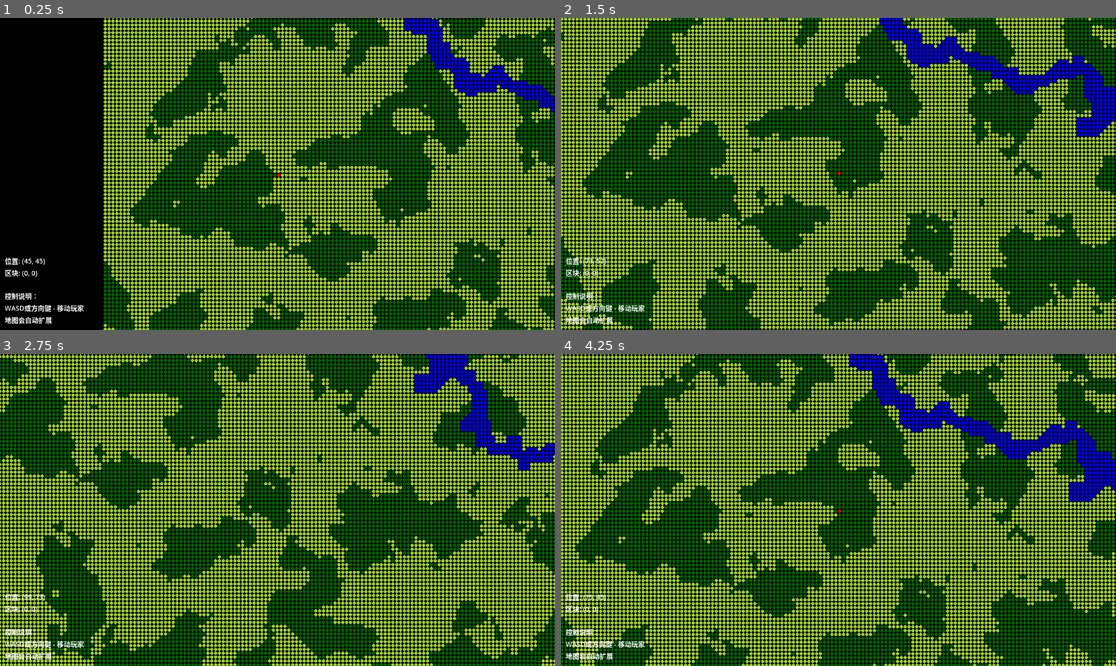
Above: before the commit, frames 1-4 (two rows, left to right).
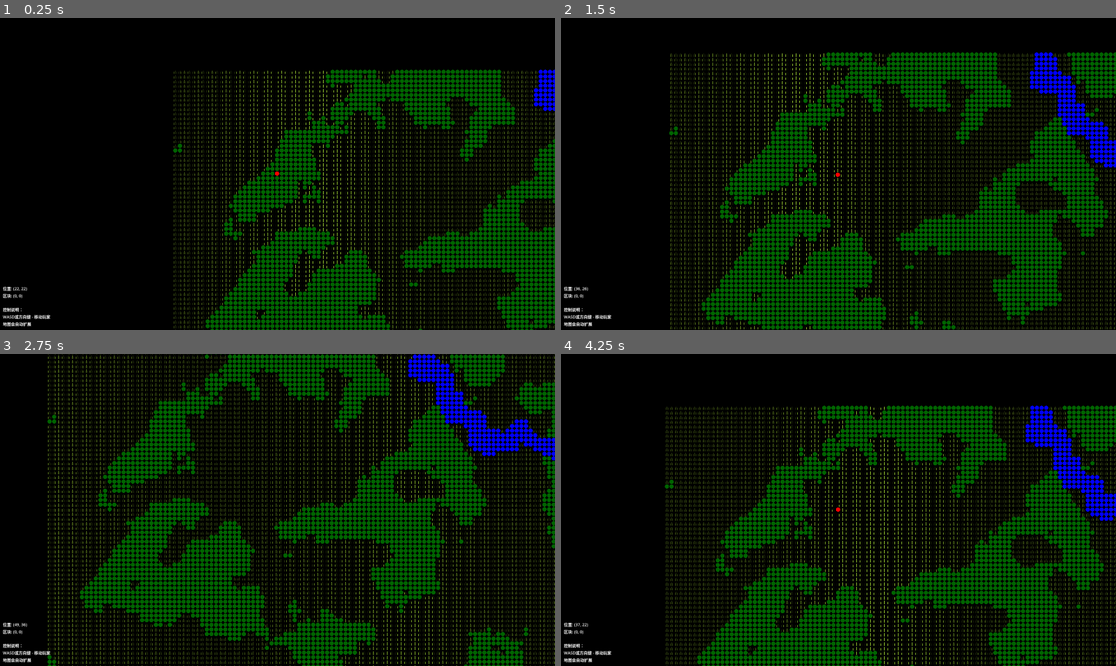
Above: after the commit, the same moments.

Repository: AliveGh0st/overmapchunkdemo
Game: Godot game, scene res://overmap_system.tscn
Same seed, same stepped clock (60 frames per second), same inputs: the game is played once before the commit and once after it.
Inputs:
- Up to frame 1 (0.25 s): no input
- Up to frame 2 (1.5 s): tap Enter at 0.5 s; hold Right (ui_right) 0.53-1.28 s; hold Down (ui_down) from 1.28 s (still down)
- Up to frame 3 (2.75 s): release Down (ui_down) at 2.03 s; hold Right (ui_right) from 2.03 s (still down)
- Up to frame 4 (4.25 s): release Right (ui_right) at 2.78 s; hold Up (ui_up) 2.78-3.53 s; hold Left (ui_left) from 3.53 s (still down)

The runs differ from the first frame. In frame 1, 62% of the frame differs, in the area x 0-100%, y 0-100%; in frame 2, 75%; in frame 3, 76%; in frame 4, 75%.

Commit message:
将田野默认地形绘制为草

Diff:
--- a/overmap_renderer.gd
+++ b/overmap_renderer.gd
@@ -6,8 +6,8 @@
 # 地图设置
 var map_size_x: int  # 动态计算的渲染区域宽度（格子数）
 var map_size_y: int  # 动态计算的渲染区域高度（格子数）
-const CELL_SIZE = 8   # 每个格子的像素大小（用于视口计算）
-const TILE_SIZE = 8  # TileMap中每个瓦片的像素大小（游戏世界格子大小）
+const CELL_SIZE = 12   # 每个格子的像素大小（用于视口计算）
+const TILE_SIZE = 16  # TileMap中每个瓦片的像素大小（游戏世界格子大小）
 const BORDER_THRESHOLD = 11  # 距离边缘11格时创建新区块
 var canvas_size_x: int  # 动态计算的画布宽度（像素）
 var canvas_size_y: int  # 动态计算的画布高度（像素）
@@ -52,10 +52,10 @@
 # 湖泊生成参数
 const LAKE_NOISE_THRESHOLD = 0.25 # 噪声阈值，超过此值才会生成湖泊
 const LAKE_SIZE_MIN = 20 # 湖泊最小尺寸，小于此尺寸的湖泊会被过滤掉
-const LAKE_RIVER_CONNECTION_MIN_SIZE = 50 # 湖泊连接河流的最小尺寸阈值，小于此值的湖泊不会连接到河流
+const LAKE_RIVER_CONNECTION_MIN_SIZE = 65 # 湖泊连接河流的最小尺寸阈值，小于此值的湖泊不会连接到河流
 const LAKE_DEPTH = -5 # 湖泊深度（Z轴层级）
 
-# Simplex噪声参数
+# 湖泊噪声参数
 const LAKE_NOISE_OCTAVES = 8 # 倍频数
 const LAKE_NOISE_PERSISTENCE = 0.5 # 持续性
 const LAKE_NOISE_SCALE = 0.002 # 缩放比例
@@ -230,25 +230,77 @@
 		var color = terrain_colors[i]
 		var start_y = i * tile_pixel_size
 
-		# 绘制圆形而不是矩形
-		var center_x = tile_pixel_size / 2.0
-		var center_y = tile_pixel_size / 2.0
-		var radius = tile_pixel_size / 2.0 - 0.5  # 稍微小一点以避免边缘问题
-
 		# 先填充透明背景
 		for x in range(tile_pixel_size):
 			for y in range(tile_pixel_size):
 				atlas_image.set_pixel(x, start_y + y, Color(0, 0, 0, 0))  # 透明背景
 
-		# 绘制圆形
-		for x in range(tile_pixel_size):
-			for y in range(tile_pixel_size):
-				var dx = x - center_x
-				var dy = y - center_y
-				var distance = sqrt(dx * dx + dy * dy)
-
-				if distance <= radius:
-					atlas_image.set_pixel(x, start_y + y, color)
+		if i == TERRAIN_TO_TILE_ID[TERRAIN_TYPE_LAND]: # 特殊处理田野
+			var grass_color = TERRAIN_COLOR
+			var mid_x = int(float(tile_pixel_size) / 2.0)
+			var bottom_y = tile_pixel_size - 1
+
+			# 中间竖线 (较长)
+			var top_y_middle = int(float(tile_pixel_size) / 4.0)
+			if mid_x >= 0 and mid_x < tile_pixel_size: # 确保 mid_x 在边界内
+				for y_grass in range(top_y_middle, bottom_y + 1):
+					if y_grass >=0 and y_grass < tile_pixel_size: # 确保 y_grass 在边界内
+						atlas_image.set_pixel(mid_x, start_y + y_grass, grass_color)
+
+			# 两侧竖线 (较短)
+			var top_y_sides = int(float(tile_pixel_size) * 2.0 / 4.0) # 使其比中间线短
+			var side_x_offset = int(float(tile_pixel_size) / 4.0)
+
+			var left_x = mid_x - side_x_offset
+			var right_x = mid_x + side_x_offset
+
+			# 左侧竖线
+			if left_x >= 0 and left_x < tile_pixel_size: # 确保 left_x 在边界内
+				for y_grass in range(top_y_sides, bottom_y + 1):
+					if y_grass >=0 and y_grass < tile_pixel_size: # 确保 y_grass 在边界内
+						atlas_image.set_pixel(left_x, start_y + y_grass, grass_color)
+
+			# 右侧竖线
+			if right_x >= 0 and right_x < tile_pixel_size: # 确保 right_x 在边界内
+				for y_grass in range(top_y_sides, bottom_y + 1):
+					if y_grass >=0 and y_grass < tile_pixel_size: # 确保 y_grass 在边界内
+						atlas_image.set_pixel(right_x, start_y + y_grass, grass_color)
+
+		# elif i == TERRAIN_TO_TILE_ID[TERRAIN_TYPE_RIVER]: # 特殊处理河流
+		# 	var river_color = RIVER_COLOR
+		# 	var wave_height = int(float(tile_pixel_size) / 4.0)
+		# 	var wave_length = float(tile_pixel_size) / 2.0
+		# 	var num_waves = 2 # 绘制两层波浪
+
+		# 	for wave_idx in range(num_waves):
+		# 		var y_offset = wave_idx * (wave_height + 1) # 波浪之间的垂直偏移
+		# 		for x_pixel in range(tile_pixel_size):
+		# 			# 计算正弦波的y值
+		# 			var sin_val = sin( (float(x_pixel) / wave_length + float(wave_idx) * 0.5) * PI * 2.0)
+		# 			var y_wave = int( (sin_val * float(wave_height) / 2.0) + float(wave_height) / 2.0 + float(tile_pixel_size) / 4.0 + y_offset)
+
+		# 			# 确保y_wave在瓦片边界内
+		# 			y_wave = clamp(y_wave, 0, tile_pixel_size - 1)
+
+		# 			# 确保x_pixel在瓦片边界内 (虽然循环保证了这一点，但以防万一)
+		# 			var current_x = clamp(x_pixel, 0, tile_pixel_size -1)
+
+		# 			atlas_image.set_pixel(current_x, start_y + y_wave, river_color)
+		else:
+			# 绘制圆形 (保持其他地形为圆形)
+			var center_x = float(tile_pixel_size) / 2.0
+			var center_y = float(tile_pixel_size) / 2.0
+			var radius = float(tile_pixel_size) / 2.0 - 0.5  # 稍微小一点以避免边缘问题
+
+			# 绘制圆形
+			for x_circle in range(tile_pixel_size):
+				for y_circle in range(tile_pixel_size):
+					var dx = float(x_circle) - center_x
+					var dy = float(y_circle) - center_y
+					var distance = sqrt(dx * dx + dy * dy)
+
+					if distance <= radius:
+						atlas_image.set_pixel(x_circle, start_y + y_circle, color)
 
 	var atlas_texture = ImageTexture.new()
 	atlas_texture.set_image(atlas_image)
@@ -570,44 +622,44 @@
 	var p2_local = pa_local # Current point, local to chunk
 
 	while p2_local != pb_local:
-		# 第一个随机游走和笔刷应用块
-		p2_local.x += randi_range(-1, 1)
-		p2_local.y += randi_range(-1, 1)
-		if p2_local.x < 0:
-			p2_local.x = 0
-		if p2_local.x > CHUNK_SIZE - 1:
-			p2_local.x = CHUNK_SIZE - 1
-		if p2_local.y < 0:
-			p2_local.y = 0
-		if p2_local.y > CHUNK_SIZE - 1:
-			p2_local.y = CHUNK_SIZE - 1
-
-		# 第一个笔刷应用
-		for i in range(-1 * river_scale, 1 * river_scale + 1):
-			for j in range(-1 * river_scale, 1 * river_scale + 1):
-				var brush_point_local = p2_local + Vector2i(j, i)
-				if brush_point_local.y >= 0 and brush_point_local.y < CHUNK_SIZE and brush_point_local.x >= 0 and brush_point_local.x < CHUNK_SIZE:
-					var world_coord = _local_to_world(brush_point_local, p_chunk_coord)
-					if not _is_lake_at(world_coord) and _one_in(river_chance):
-						terrain_data[world_coord] = TERRAIN_TYPE_RIVER
-
-		# 朝向目标移动的逻辑 - 完全匹配C++
-		if pb_local.x > p2_local.x and (randi_range(0, int(CHUNK_SIZE * 1.2) - 1) < pb_local.x - p2_local.x or \
-		   (randi_range(0, int(CHUNK_SIZE * 0.2) - 1) > pb_local.x - p2_local.x and \
-			randi_range(0, int(CHUNK_SIZE * 0.2) - 1) > abs(pb_local.y - p2_local.y))):
-			p2_local.x += 1
-		if pb_local.x < p2_local.x and (randi_range(0, int(CHUNK_SIZE * 1.2) - 1) < p2_local.x - pb_local.x or \
-		   (randi_range(0, int(CHUNK_SIZE * 0.2) - 1) > p2_local.x - pb_local.x and \
-			randi_range(0, int(CHUNK_SIZE * 0.2) - 1) > abs(pb_local.y - p2_local.y))):
-			p2_local.x -= 1
-		if pb_local.y > p2_local.y and (randi_range(0, int(CHUNK_SIZE * 1.2) - 1) < pb_local.y - p2_local.y or \
-		   (randi_range(0, int(CHUNK_SIZE * 0.2) - 1) > pb_local.y - p2_local.y and \
-			randi_range(0, int(CHUNK_SIZE * 0.2) - 1) > abs(p2_local.x - pb_local.x))):
-			p2_local.y += 1
-		if pb_local.y < p2_local.y and (randi_range(0, int(CHUNK_SIZE * 1.2) - 1) < p2_local.y - pb_local.y or \
-		   (randi_range(0, int(CHUNK_SIZE * 0.2) - 1) > p2_local.y - pb_local.y and \
-			randi_range(0, int(CHUNK_SIZE * 0.2) - 1) > abs(p2_local.x - pb_local.x))):
-			p2_local.y -= 1
+			# 第一个随机游走和笔刷应用块
+			p2_local.x += randi_range(-1, 1)
+			p2_local.y += randi_range(-1, 1)
+			if p2_local.x < 0:
+				p2_local.x = 0
+			if p2_local.x > CHUNK_SIZE - 1:
+				p2_local.x = CHUNK_SIZE - 1
+			if p2_local.y < 0:
+				p2_local.y = 0
+			if p2_local.y > CHUNK_SIZE - 1:
+				p2_local.y = CHUNK_SIZE - 1
+
+			# 第一个笔刷应用
+			for i in range(-1 * river_scale, 1 * river_scale + 1):
+				for j in range(-1 * river_scale, 1 * river_scale + 1):
+					var brush_point_local = p2_local + Vector2i(j, i)
+					if brush_point_local.y >= 0 and brush_point_local.y < CHUNK_SIZE and brush_point_local.x >= 0 and brush_point_local.x < CHUNK_SIZE:
+						var world_coord = _local_to_world(brush_point_local, p_chunk_coord)
+						if not _is_lake_at(world_coord) and _one_in(river_chance):
+							terrain_data[world_coord] = TERRAIN_TYPE_RIVER
+
+			# 朝向目标移动的逻辑 - 完全匹配C++
+			if pb_local.x > p2_local.x and (randi_range(0, int(CHUNK_SIZE * 1.2) - 1) < pb_local.x - p2_local.x or \
+			(randi_range(0, int(CHUNK_SIZE * 0.2) - 1) > pb_local.x - p2_local.x and \
+				randi_range(0, int(CHUNK_SIZE * 0.2) - 1) > abs(pb_local.y - p2_local.y))):
+				p2_local.x += 1
+			if pb_local.x < p2_local.x and (randi_range(0, int(CHUNK_SIZE * 1.2) - 1) < p2_local.x - pb_local.x or \
+			(randi_range(0, int(CHUNK_SIZE * 0.2) - 1) > p2_local.x - pb_local.x and \
+				randi_range(0, int(CHUNK_SIZE * 0.2) - 1) > abs(pb_local.y - p2_local.y))):
+				p2_local.x -= 1
+			if pb_local.y > p2_local.y and (randi_range(0, int(CHUNK_SIZE * 1.2) - 1) < pb_local.y - p2_local.y or \
+			(randi_range(0, int(CHUNK_SIZE * 0.2) - 1) > pb_local.y - p2_local.y and \
+				randi_range(0, int(CHUNK_SIZE * 0.2) - 1) > abs(p2_local.x - pb_local.x))):
+				p2_local.y += 1
+			if pb_local.y < p2_local.y and (randi_range(0, int(CHUNK_SIZE * 1.2) - 1) < p2_local.y - pb_local.y or \
+			(randi_range(0, int(CHUNK_SIZE * 0.2) - 1) > p2_local.y - pb_local.y and \
+				randi_range(0, int(CHUNK_SIZE * 0.2) - 1) > abs(p2_local.x - pb_local.x))):
+				p2_local.y -= 1
 
 		# # 第二个随机游走
 		# p2_local.x += randi_range(-1, 1)
--- a/project.godot
+++ b/project.godot
@@ -19,6 +19,11 @@
 
 file_logging/enable_file_logging=true
 gdscript/warnings/empty_file=0
+
+[display]
+
+window/size/viewport_width=1920
+window/size/viewport_height=1080
 
 [editor]
 
